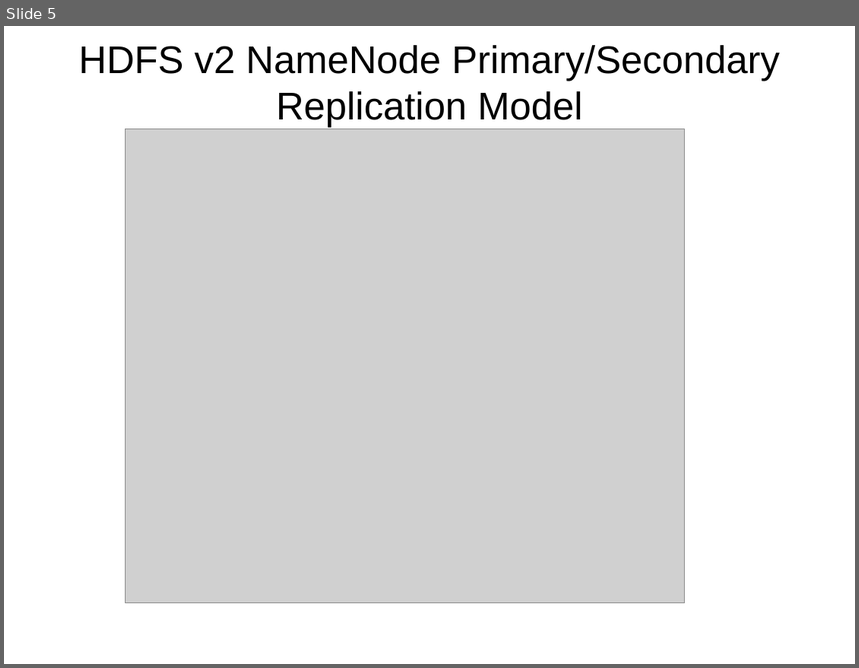
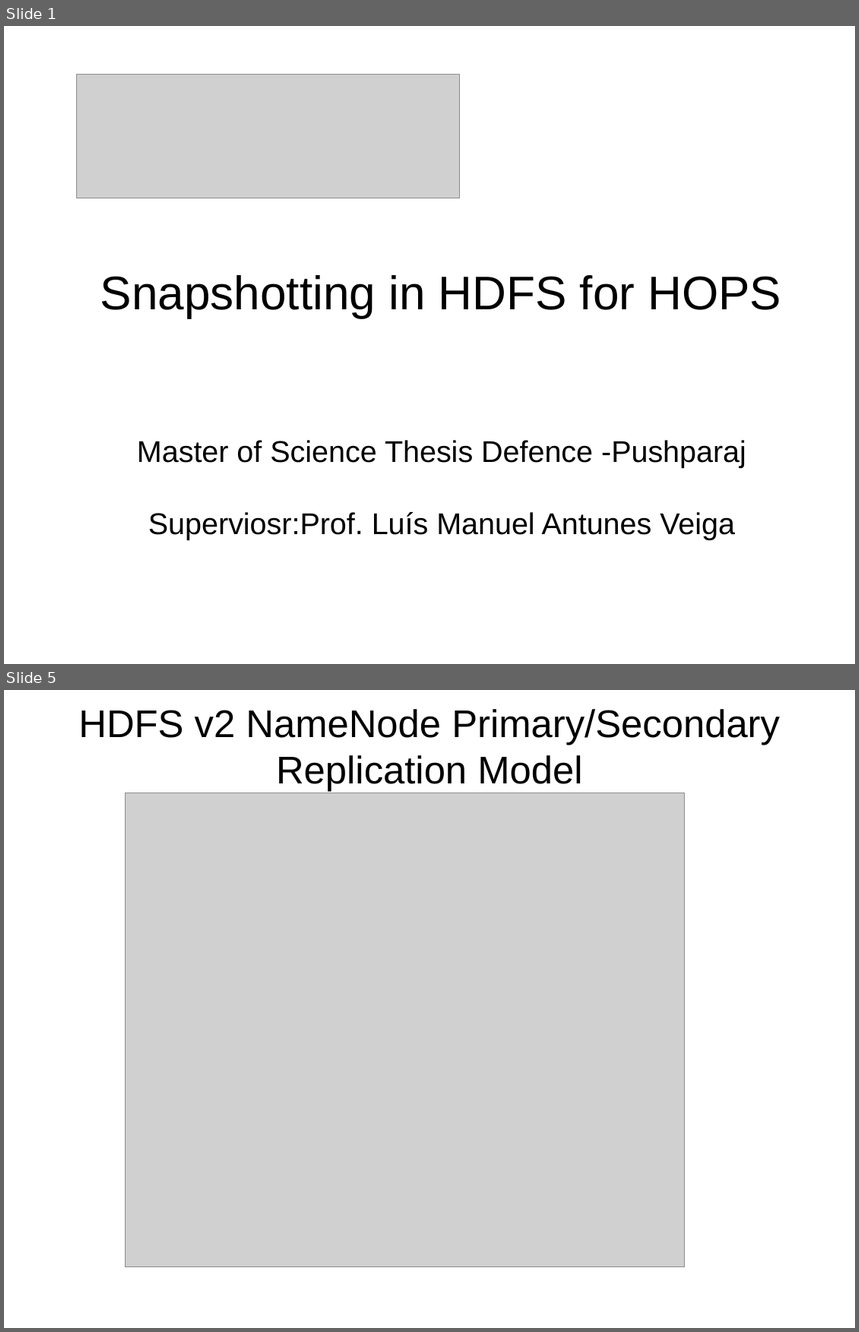
Before and after one commit to pushparajxa/Thesis-Presentation, a slide deck: Final_Presentation.odp. Shown one above the other, each under a label of ours: slide 5 before the commit, slides 1 and 5 after it; the slides between them are not shown. The pictures are 859x668 and 859x1332 pixels, drawn with LibreOffice and Linux fonts; fonts in the diff are those of the drawing; grey boxes stand for pictures. Boxes give left, top, right and bottom in pixels: in the first picture for what was removed or moved away, otherwise in the second. Text is boxed around its words. In the diff, an @@ line names an element or a change of style, - is before the commit and + after.

```diff
--- a/Final_Presentation.odp
+++ b/Final_Presentation.odp
@@ slide 1 added at (4, 26, 855, 664), background #FFFFFF @@
@@ picture added at (77, 75, 460, 199) @@
@@ title added at (101, 275, 781, 541), 28 pt, text #000000 @@
+Snapshotting in HDFS for HOPS
+Master of Science Thesis Defence -Pushparaj
+Superviosr:Prof. Luís Manuel Antunes Veiga
```
Also in this commit, not shown: 19 slides changed, 15 other slides added, 2 slides removed, 11 other files.
